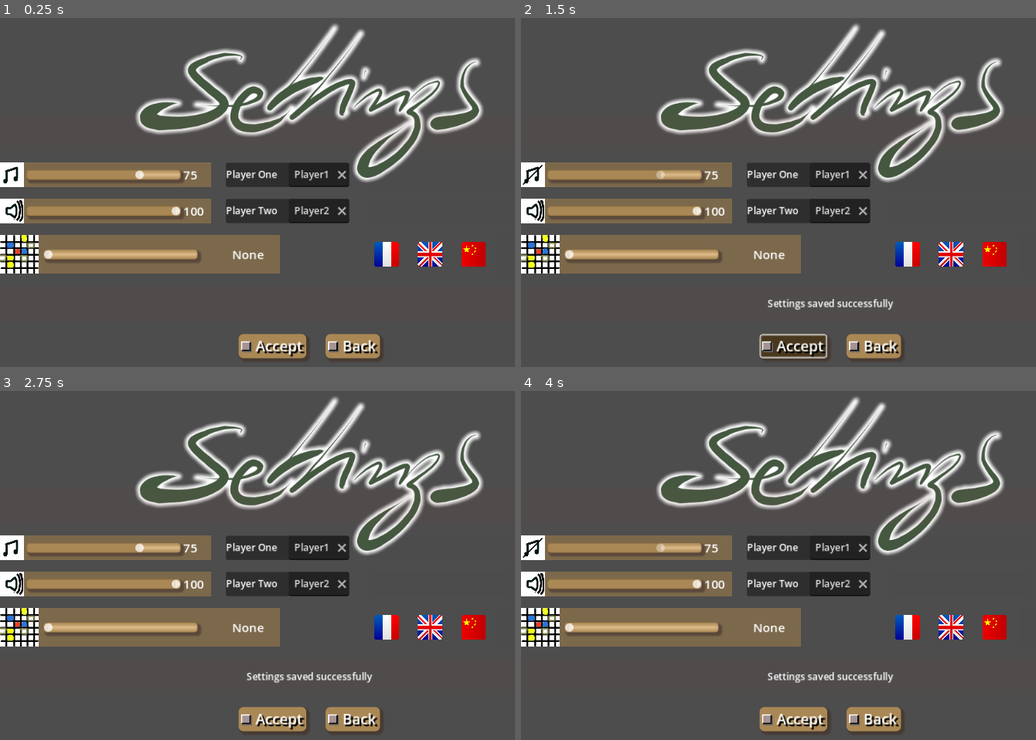
Above: before the commit, frames 1-4 (two rows, left to right).
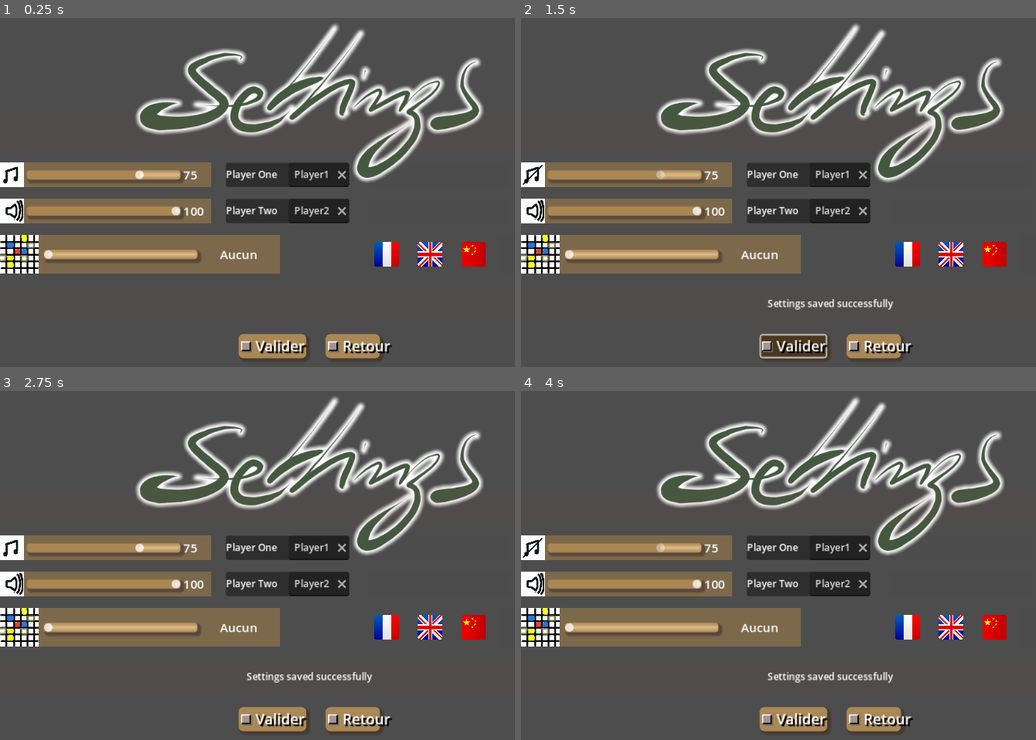
Above: after the commit, the same moments.

Repository: Infini-Creation/Ishid-O-Matic_Reborn
Game: Godot game, scene res://Scenes/SettingsMenu/Controls.tscn
Two runs of this game, one before a commit and one after it. Both use one fixed random seed, a clock stepped at 60 frames per second and the inputs below. This scene is started directly instead of the project's main scene.
Inputs (mouse positions are in pixels of both pictures, inside the frame that each line leads up to):
- Up to frame 1 (0.25 s): no input
- Up to frame 2 (1.5 s): click (531, 175) at 0.52 s; click (793, 346) at 1.27 s
- Up to frame 3 (2.75 s): click (10, 548) at 2.02 s
- Up to frame 4 (4 s): click (793, 719) at 2.77 s; click (531, 548) at 3.52 s

The runs differ from the first frame. In frame 1, 0.6% of the frame differs, in the area x 42-77%, y 66-98%; in frame 2, 0.6%; in frame 3, 0.6%; in frame 4, 0.6%.

Commit message:
replace "hard-coded" strings by translation keys

Diff:
--- a/project/Scenes/SettingsMenu/Accept.tscn
+++ b/project/Scenes/SettingsMenu/Accept.tscn
@@ -40,7 +40,7 @@
 theme_override_constants/shadow_offset_y = 3
 theme_override_fonts/font = SubResource("SystemFont_v2spc")
 theme_override_font_sizes/font_size = 24
-text = "Accept"
+text = "SETTINGSACCEPT"
 horizontal_alignment = 1
 vertical_alignment = 1
 
--- a/project/Scenes/SettingsMenu/Back.tscn
+++ b/project/Scenes/SettingsMenu/Back.tscn
@@ -36,7 +36,7 @@
 theme_override_constants/shadow_offset_y = 3
 theme_override_fonts/font = SubResource("SystemFont_v2spc")
 theme_override_font_sizes/font_size = 24
-text = "Back"
+text = "SETTINGSBACK"
 horizontal_alignment = 1
 vertical_alignment = 1
 
--- a/project/Scenes/SettingsMenu/settings_player_name.tscn
+++ b/project/Scenes/SettingsMenu/settings_player_name.tscn
@@ -24,7 +24,7 @@
 [node name="Label" type="Label" parent="PanelContainer/HBoxContainer"]
 custom_minimum_size = Vector2(100, 20)
 layout_mode = 2
-text = "Player Name: "
+text = "SETTINGSPLAYERNAME"
 
 [node name="LineEdit" type="LineEdit" parent="PanelContainer/HBoxContainer"]
 custom_minimum_size = Vector2(100, 40)
--- a/project/Scripts/Menus/settings_highlight_mode.gd
+++ b/project/Scripts/Menus/settings_highlight_mode.gd
@@ -5,11 +5,11 @@
 var highlight_mode : int
 
 var highlight_text_mode : Dictionary = {
-	Global.HIGHLIGHT_MODE.HIGHLIGHT_NONE: "None",
-	Global.HIGHLIGHT_MODE.FIRST_AVAIL_MOVE: "First",
-	Global.HIGHLIGHT_MODE.ALL_AVAIL_MOVE: "All",
-	Global.HIGHLIGHT_MODE.RANDOM_MOVE: "Random",
-	Global.HIGHLIGHT_MODE.HIGHER_SCORE_MOVE: "BestScore"
+	Global.HIGHLIGHT_MODE.HIGHLIGHT_NONE: "SETTINGSHLNONE",
+	Global.HIGHLIGHT_MODE.FIRST_AVAIL_MOVE: "SETTINGSHLFIRST",
+	Global.HIGHLIGHT_MODE.ALL_AVAIL_MOVE: "SETTINGSHLALL",
+	Global.HIGHLIGHT_MODE.RANDOM_MOVE: "SETTINGSHLRANDOM",
+	Global.HIGHLIGHT_MODE.HIGHER_SCORE_MOVE: "SETTINGSHLBEST"
 	}
 
 signal settings_updated(highlight_mode)
